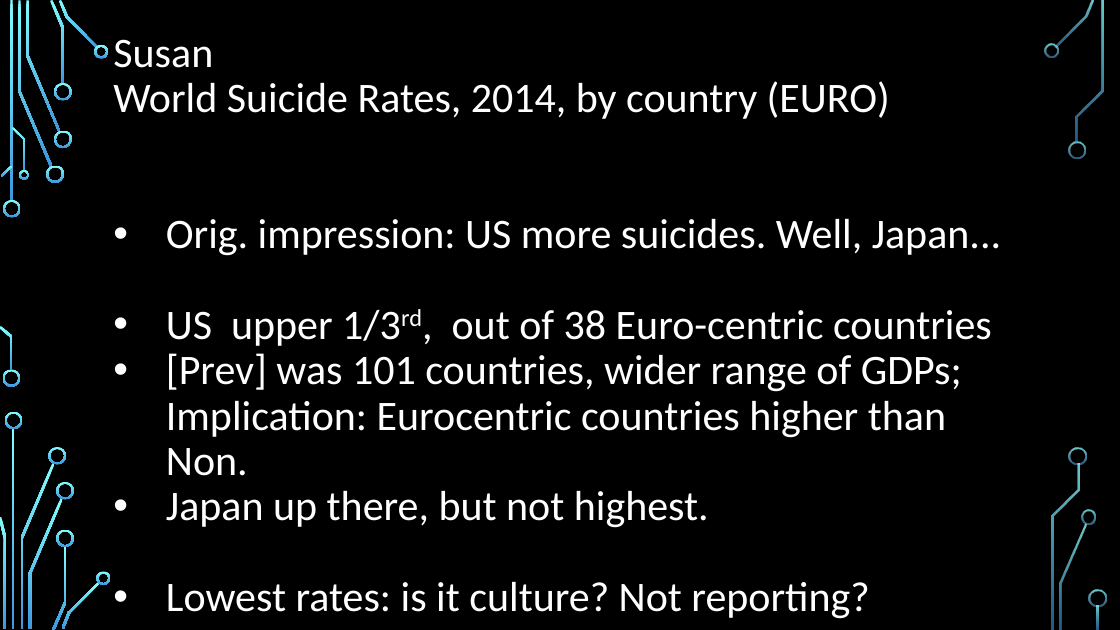
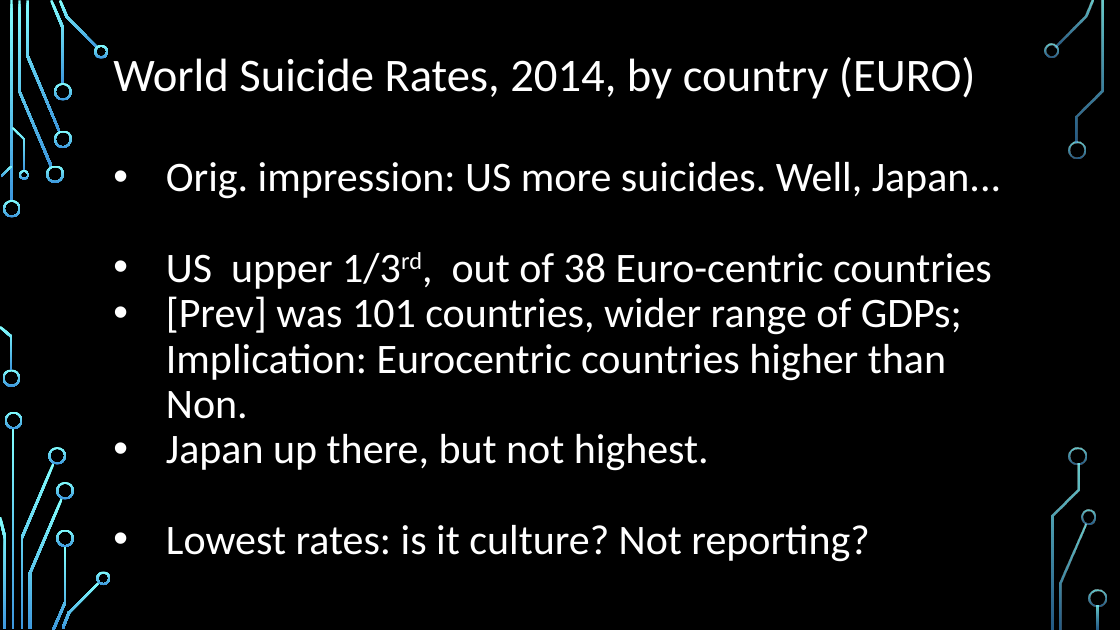
Before and after one commit to aeclaman/Project1, a slide deck: slide 15 of reports/SUICnotes.pptx (slide 14 before the commit). Drawn at 1120x630 pixels with LibreOffice and Linux fonts; fonts in the diff are those of the drawing; background and template pictures are left out. Boxes give left, top, right and bottom in pixels: in the first picture for what was removed or moved away, otherwise in the second. Text is boxed around its words. In the diff, an @@ line names an element or a change of style, - is before the commit and + after.

```diff
--- a/reports/SUICnotes.pptx
+++ b/reports/SUICnotes.pptx
@@ title at <box>113,57,976,99</box>: text changed; size 36 to 40 pt @@
-Susan
-World Suicide Rates, 2014, by country (EURO)
+World Suicide Rates, 2014, by country (EURO)
@@ text "Orig. impression: US more suicides. ...": place and size @@
-text "Orig. impression: US more suicides. ..." at <box>166,219,1001,619</box>
+text "Orig. impression: US more suicides. ..." at <box>166,162,1001,562</box>
```
Also in this commit, not shown: 10 other slides changed, 13 slides added, 5 slides removed.
